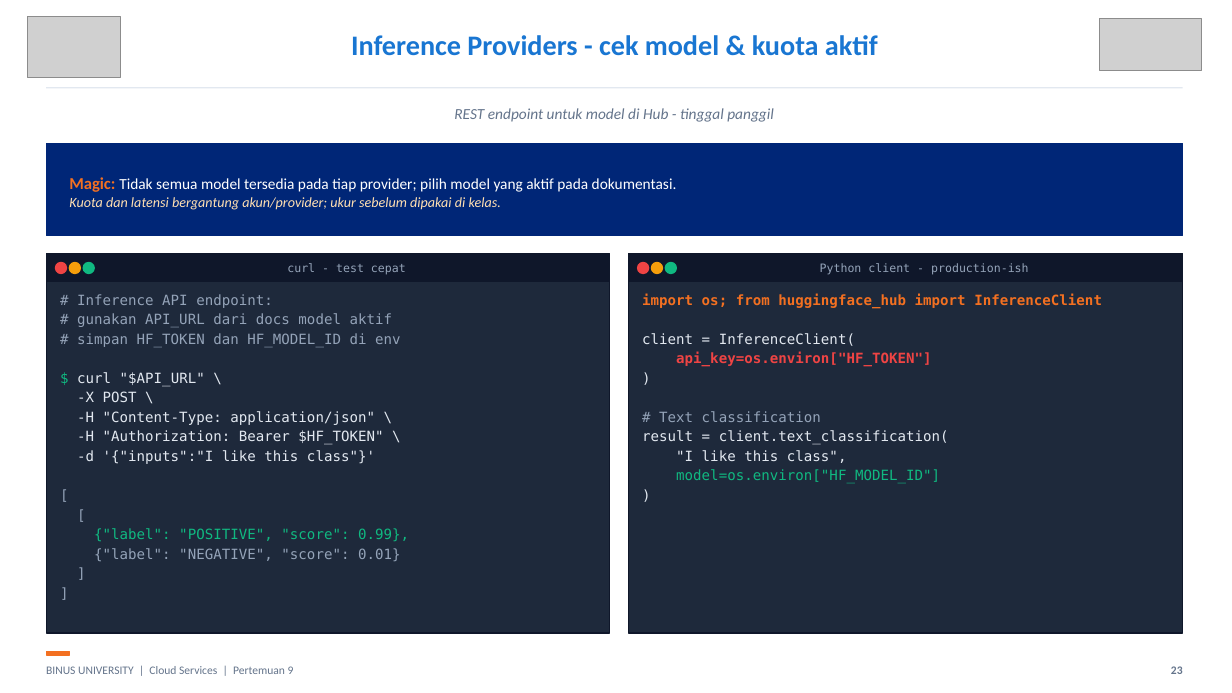
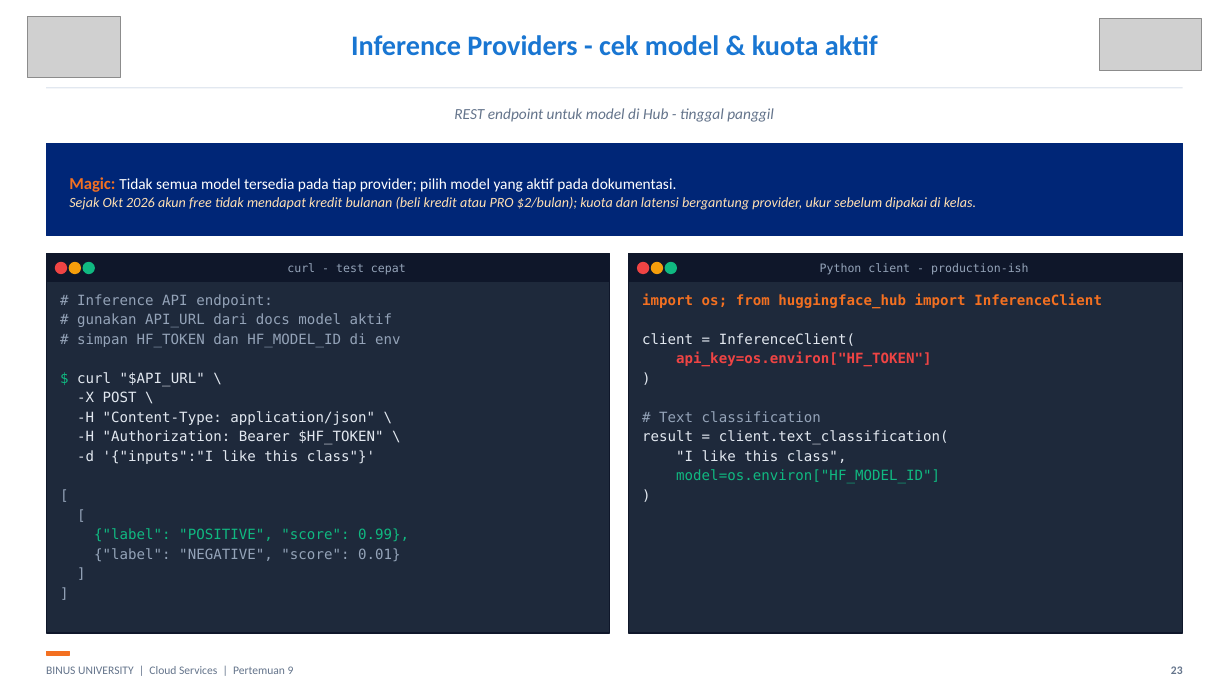
Before and after one commit to SeedFlora/meet9CloudService, a slide deck: slide 23 of slides/Teori_Pertemuan_09.pptx. Drawn at 1232x693 pixels with LibreOffice and Linux fonts; fonts in the diff are those of the drawing; grey boxes stand for pictures. Boxes give left, top, right and bottom in pixels: in the first picture for what was removed or moved away, otherwise in the second. Text is boxed around its words. In the diff, an @@ line names an element or a change of style, - is before the commit and + after.

```diff
--- a/slides/Teori_Pertemuan_09.pptx
+++ b/slides/Teori_Pertemuan_09.pptx
@@ text at box(69, 197, 976, 210): text changed @@
-Kuota dan latensi bergantung akun/provider; ukur sebelum dipakai di kelas.
+Sejak Okt 2026 akun free tidak mendapat kredit bulanan (beli kredit atau PRO $2/bulan); kuota dan latensi bergantung provider, ukur sebelum dipakai di kelas.
```
Also in this commit, not shown: 4 other slides changed, 9 slides added, 4 other files.
